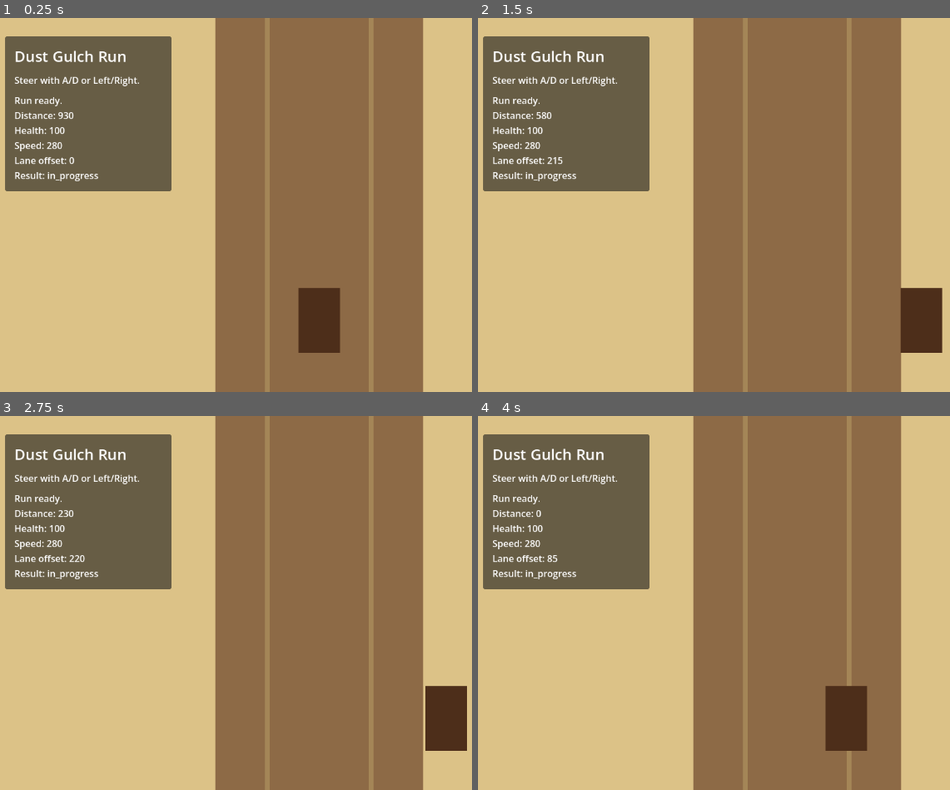
Above: before the commit, frames 1-4 (two rows, left to right).
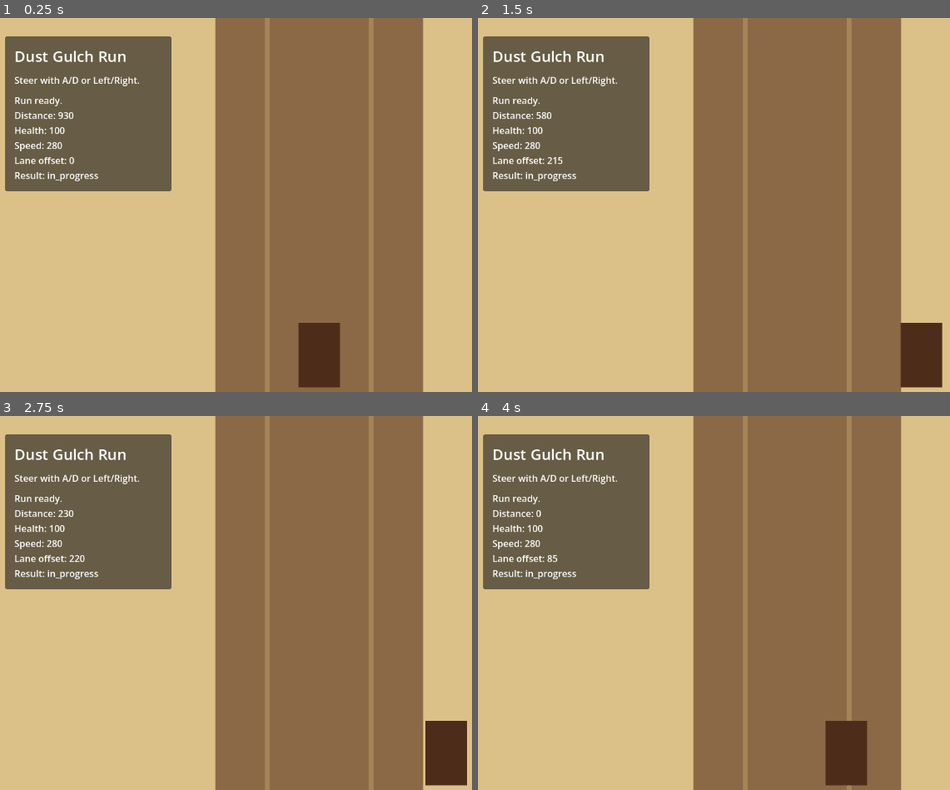
Above: after the commit, the same moments.

Repository: bbenefield89/The-Last-Delivery-to-Dust-Gulch
Game: Godot game, scene res://Scenes/AppRoot/AppRoot.tscn
The game is run twice, just before and just after one commit, with the same random seed, the same clock (stepped at 60 frames per second) and the same inputs.
Inputs (mouse positions are in pixels of both pictures, inside the frame that each line leads up to):
- Up to frame 1 (0.25 s): no input
- Up to frame 2 (1.5 s): tap Enter at 0.5 s; move the mouse to (945, 186) at 0.52 s; hold D (steer_right) 0.53-1.25 s; hold Shift 0.53-1.25 s; click (945, 186) at 0.67 s; drag from (662, 223) to (765, 279) at 1.27 s
- Up to frame 3 (2.75 s): tap Space at 2 s; move the mouse to (387, 520) at 2.02 s; hold D (steer_right) from 2.03 s (still down); tap Ctrl at 2.1 s
- Up to frame 4 (4 s): release D (steer_right) at 2.75 s; tap Enter at 2.75 s; drag from (765, 677) to (596, 546) at 2.77 s; tap Space at 3.5 s; move the mouse to (outside the picture) at 3.52 s; hold A (steer_left) from 3.53 s (still down); tap Delete at 3.6 s

The runs differ from the first frame. In frame 1, 1.7% of the frame differs, in the area x 63-73%, y 72-99%; in frame 2, 1.6%; in frame 3, 1.6%; in frame 4, 1.7%.

Commit message:
feat(camera): improve wagon framing

Diff:
--- a/Scenes/AppRoot/app_root.gd
+++ b/Scenes/AppRoot/app_root.gd
@@ -4,7 +4,7 @@
 const RunStateType := preload("res://Scripts/RunState/run_state.gd")
 
 var run_state: RunStateType
-var _run_scene: Control
+var _run_scene: Node
 
 
 func _ready() -> void:
--- a/Scenes/RunScene/RunScene.tscn
+++ b/Scenes/RunScene/RunScene.tscn
@@ -2,111 +2,68 @@
 
 [ext_resource type="Script" path="res://Scenes/RunScene/run_scene.gd" id="1_4n0rj"]
 
-[node name="RunScene" type="Control"]
-layout_mode = 3
-anchors_preset = 15
-anchor_right = 1.0
-anchor_bottom = 1.0
-grow_horizontal = 2
-grow_vertical = 2
+[node name="RunScene" type="Node2D"]
 script = ExtResource("1_4n0rj")
 
-[node name="Backdrop" type="ColorRect" parent="."]
-layout_mode = 1
-anchors_preset = 15
-anchor_right = 1.0
-anchor_bottom = 1.0
-grow_horizontal = 2
-grow_vertical = 2
+[node name="World" type="Node2D" parent="."]
+
+[node name="Backdrop" type="Polygon2D" parent="World"]
+polygon = PackedVector2Array(-1600, -1400, 1600, -1400, 1600, 1400, -1600, 1400)
 color = Color(0.862745, 0.760784, 0.529412, 1)
 
-[node name="Playfield" type="Control" parent="."]
-unique_name_in_owner = true
-layout_mode = 1
-anchors_preset = 15
-anchor_right = 1.0
-anchor_bottom = 1.0
-grow_horizontal = 2
-grow_vertical = 2
-
-[node name="Road" type="ColorRect" parent="Playfield"]
-layout_mode = 1
-anchors_preset = 8
-anchor_left = 0.5
-anchor_top = 0.0
-anchor_right = 0.5
-anchor_bottom = 1.0
-offset_left = -180.0
-offset_right = 180.0
-grow_horizontal = 2
-grow_vertical = 2
+[node name="Road" type="Polygon2D" parent="World"]
+polygon = PackedVector2Array(-180, -1800, 180, -1800, 180, 1800, -180, 1800)
 color = Color(0.552941, 0.415686, 0.27451, 1)
 
-[node name="RoadStripeLeft" type="ColorRect" parent="Playfield/Road"]
-layout_mode = 1
-anchors_preset = 7
-anchor_left = 0.25
-anchor_top = 0.0
-anchor_right = 0.25
-anchor_bottom = 1.0
-offset_left = -4.0
-offset_right = 4.0
-grow_vertical = 2
+[node name="RoadStripeLeft" type="Polygon2D" parent="World"]
+position = Vector2(-90, 0)
+polygon = PackedVector2Array(-4, -1800, 4, -1800, 4, 1800, -4, 1800)
 color = Color(0.74902, 0.658824, 0.427451, 0.45)
 
-[node name="RoadStripeRight" type="ColorRect" parent="Playfield/Road"]
-layout_mode = 1
-anchors_preset = 7
-anchor_left = 0.75
-anchor_top = 0.0
-anchor_right = 0.75
-anchor_bottom = 1.0
-offset_left = -4.0
-offset_right = 4.0
-grow_vertical = 2
+[node name="RoadStripeRight" type="Polygon2D" parent="World"]
+position = Vector2(90, 0)
+polygon = PackedVector2Array(-4, -1800, 4, -1800, 4, 1800, -4, 1800)
 color = Color(0.74902, 0.658824, 0.427451, 0.45)
 
-[node name="Wagon" type="ColorRect" parent="Playfield"]
+[node name="Wagon" type="Polygon2D" parent="World"]
 unique_name_in_owner = true
-custom_minimum_size = Vector2(72, 112)
-layout_mode = 0
-offset_left = 324.0
-offset_top = 428.0
-offset_right = 396.0
-offset_bottom = 540.0
+polygon = PackedVector2Array(-36, -56, 36, -56, 36, 56, -36, 56)
 color = Color(0.301961, 0.180392, 0.101961, 1)
 
-[node name="HUDPanel" type="PanelContainer" parent="."]
-layout_mode = 1
-anchors_preset = 1
-anchor_right = 0.0
-anchor_bottom = 0.0
+[node name="Camera" type="Camera2D" parent="World"]
+unique_name_in_owner = true
+position = Vector2(0, -120)
+enabled = true
+
+[node name="HUDLayer" type="CanvasLayer" parent="."]
+
+[node name="HUDPanel" type="PanelContainer" parent="HUDLayer"]
 offset_left = 32.0
 offset_top = 32.0
 offset_right = 320.0
 offset_bottom = 196.0
 
-[node name="MarginContainer" type="MarginContainer" parent="HUDPanel"]
+[node name="MarginContainer" type="MarginContainer" parent="HUDLayer/HUDPanel"]
 layout_mode = 2
 theme_override_constants/margin_left = 16
 theme_override_constants/margin_top = 16
 theme_override_constants/margin_right = 16
 theme_override_constants/margin_bottom = 16
 
-[node name="VBoxContainer" type="VBoxContainer" parent="HUDPanel/MarginContainer"]
+[node name="VBoxContainer" type="VBoxContainer" parent="HUDLayer/HUDPanel/MarginContainer"]
 layout_mode = 2
 theme_override_constants/separation = 12
 
-[node name="TitleLabel" type="Label" parent="HUDPanel/MarginContainer/VBoxContainer"]
+[node name="TitleLabel" type="Label" parent="HUDLayer/HUDPanel/MarginContainer/VBoxContainer"]
 layout_mode = 2
 theme_override_font_sizes/font_size = 26
 text = "Dust Gulch Run"
 
-[node name="HintLabel" type="Label" parent="HUDPanel/MarginContainer/VBoxContainer"]
+[node name="HintLabel" type="Label" parent="HUDLayer/HUDPanel/MarginContainer/VBoxContainer"]
 layout_mode = 2
 text = "Steer with A/D or Left/Right."
 
-[node name="StatusLabel" type="Label" parent="HUDPanel/MarginContainer/VBoxContainer"]
+[node name="StatusLabel" type="Label" parent="HUDLayer/HUDPanel/MarginContainer/VBoxContainer"]
 unique_name_in_owner = true
 layout_mode = 2
 text = "Run scene loaded.\nAwaiting run state."
--- a/Scenes/RunScene/run_scene.gd
+++ b/Scenes/RunScene/run_scene.gd
@@ -1,15 +1,17 @@
-extends Control
+extends Node2D
 
 const RunStateType := preload("res://Scripts/RunState/run_state.gd")
 const STEER_ACTION_NEGATIVE := "steer_left"
 const STEER_ACTION_POSITIVE := "steer_right"
 const STEER_SPEED := 300.0
 const ROAD_HALF_WIDTH := 220.0
+const WAGON_BASE_Y := 0.0
+const CAMERA_VERTICAL_OFFSET := 260.0
 
 var _run_state: RunStateType
 
-@onready var _playfield: Control = %Playfield
-@onready var _wagon: ColorRect = %Wagon
+@onready var _camera: Camera2D = %Camera
+@onready var _wagon: Polygon2D = %Wagon
 @onready var _status_label: Label = %StatusLabel
 
 
@@ -21,6 +23,7 @@
 func _ready() -> void:
 	_ensure_input_actions()
 	_update_wagon_visual()
+	_update_camera_framing()
 	_refresh_status()
 
 
@@ -39,6 +42,7 @@
 		_run_state.distance_remaining - _run_state.current_speed * delta,
 	)
 	_update_wagon_visual()
+	_update_camera_framing()
 	_refresh_status()
 
 
@@ -60,14 +64,17 @@
 
 
 func _update_wagon_visual() -> void:
-	if _wagon == null or _playfield == null or _run_state == null:
+	if _wagon == null or _run_state == null:
 		return
 
-	var playfield_size := _playfield.size
-	_wagon.position = Vector2(
-		(playfield_size.x * 0.5) - (_wagon.size.x * 0.5) + _run_state.lateral_position,
-		playfield_size.y - 180.0,
-	)
+	_wagon.position = Vector2(_run_state.lateral_position, WAGON_BASE_Y)
+
+
+func _update_camera_framing() -> void:
+	if _camera == null or _wagon == null:
+		return
+
+	_camera.position = Vector2(0.0, _wagon.position.y - CAMERA_VERTICAL_OFFSET)
 
 
 func _ensure_input_actions() -> void:
--- a/Tests/Unit/test_run_scene.gd
+++ b/Tests/Unit/test_run_scene.gd
@@ -7,7 +7,6 @@
 func test_setup_populates_status_label_with_run_state_values() -> void:
 	var scene = RUN_SCENE.instantiate()
 	add_child_autofree(scene)
-	scene.set_size(Vector2(1280.0, 720.0))
 	await wait_process_frames(1)
 
 	var state := RunStateType.new()
@@ -36,7 +35,6 @@
 func test_process_moves_right_and_reduces_distance() -> void:
 	var scene = RUN_SCENE.instantiate()
 	add_child_autofree(scene)
-	scene.set_size(Vector2(1280.0, 720.0))
 	await wait_process_frames(1)
 
 	var state := RunStateType.new()
@@ -64,3 +62,20 @@
 	Input.action_release("steer_right")
 
 	assert_eq(state.lateral_position, 220.0)
+
+
+func test_camera_tracks_wagon_with_below_center_offset() -> void:
+	var scene = RUN_SCENE.instantiate()
+	add_child_autofree(scene)
+	await wait_process_frames(1)
+
+	var state := RunStateType.new()
+	state.lateral_position = -80.0
+	scene.setup(state)
+	scene._process(0.0)
+
+	var wagon: Polygon2D = scene.get_node("%Wagon")
+	var camera: Camera2D = scene.get_node("%Camera")
+
+	assert_eq(wagon.position, Vector2(-80.0, 0.0))
+	assert_eq(camera.position, Vector2(0.0, -260.0))
Not shown, changed: kanban_tasks_data.kanban
